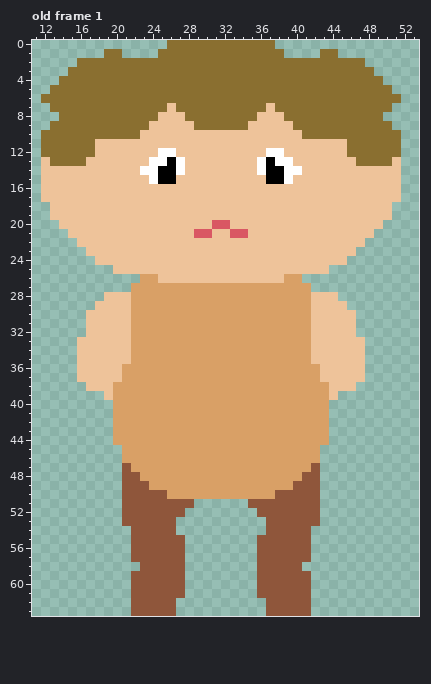
Two states of a pixel-art file, Assets/_Gameplay/_Entities/NPC/Sprites/someGuy.aseprite. The picture above is the old version.
64x64 pixels, 1 frame. Shown: old frame 1: x 11..53, y 0..63.
After the commit:
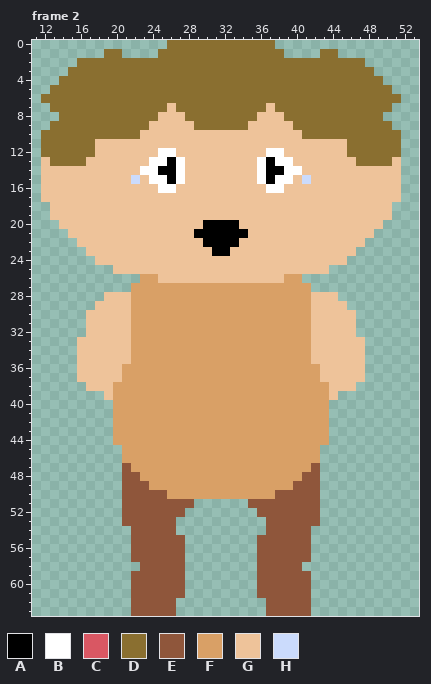
Palette (. is transparent): A #000000  B #ffffff  C #d95763  D #8a6f30  E #8f563b  F #d9a066  G #eec39a  H #cbdbfc
A new or re-ordered frame is compared with the old frame closest to it.
Change:
frames 1 -> 2
Frame 2 is new; against old frame 1, layer "face":
y 15: x 22 G -> H; x 25 A -> B; x 27 G -> B; x 36 G -> B; x 38 A -> B; x 41 G -> H
y 16: x 25..26 GG -> BB; x 37..38 GG -> BB
y 20: x 30..33 GCCG -> AAAA
y 21: x 29..34 CCGGCC -> AAAAAA
y 22: x 30..33 GGGG -> AAAA
y 23: x 31..32 GG -> AA
Boxes around the changes in both pictures, in picture pixels (x1, y1, x2, y2):
changed: (131, 175, 311, 256)
